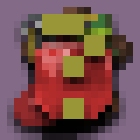
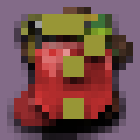
Comparing the layer stacks of the two 140px x 140px images. Changes:
added layer "MasterLockpick.png" in group "Key Items" over [21, 14, 119, 119]
renamed "Lockpick.png" to "RustyLockpick.png", painted on it over [21, 14, 119, 119]
added layer "SteelLockpick.png" in group "Key Items" over [21, 14, 119, 119]
